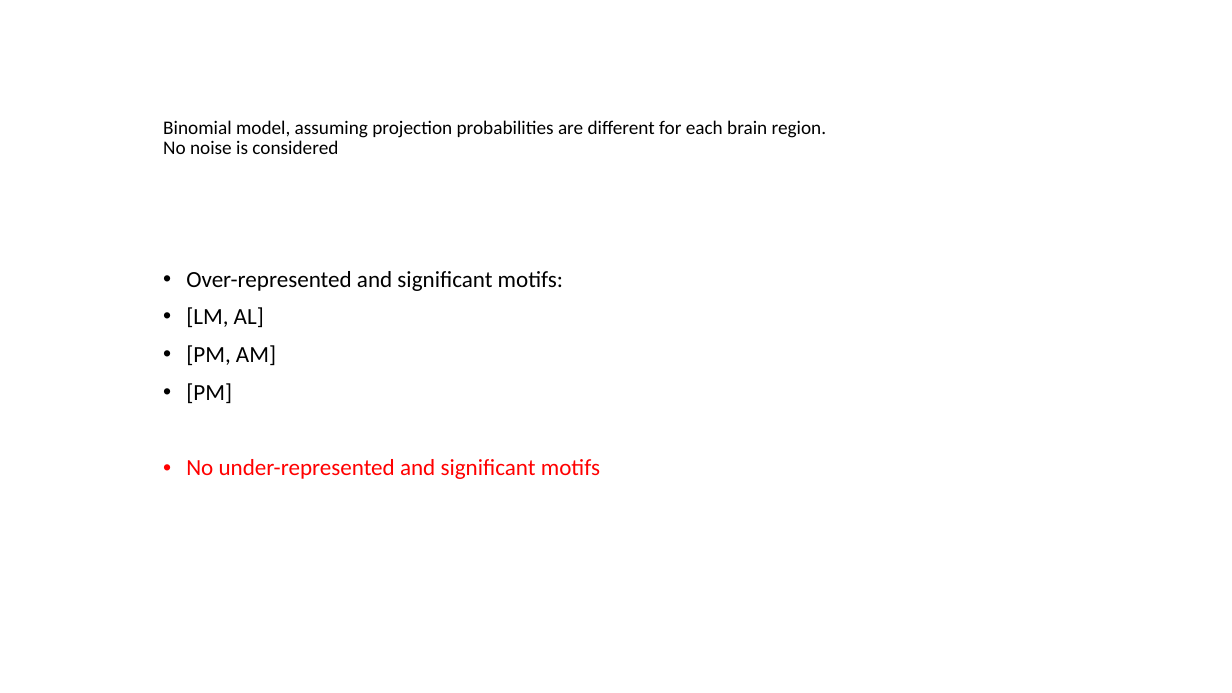
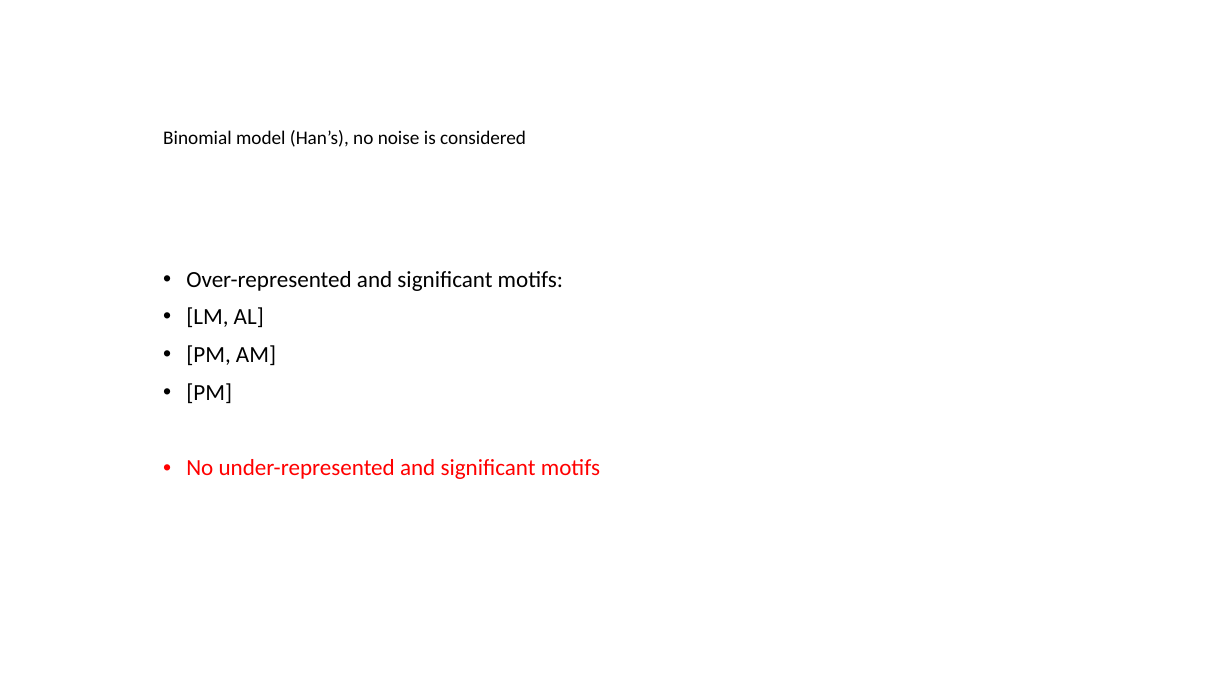
Before and after one commit to jinluliu550/MAPseq_analysis, a slide deck: slide 2 of jinlu/Hans-data-comparison.pptx. Drawn at 1232x693 pixels with LibreOffice and Linux fonts; fonts in the diff are those of the drawing. Boxes give left, top, right and bottom in pixels: in the first picture for what was removed or moved away, otherwise in the second. Text is boxed around its words. In the diff, an @@ line names an element or a change of style, - is before the commit and + after.

```diff
--- a/jinlu/Hans-data-comparison.pptx
+++ b/jinlu/Hans-data-comparison.pptx
@@ text at [163,130,526,147]: text changed @@
-Binomial model, assuming projection probabilities are different for each brain region. No noise is considered
+Binomial model (Han’s), no noise is considered
```
Also in this commit, not shown: 4 other slides changed, 1 slide added, 3 slides removed.
